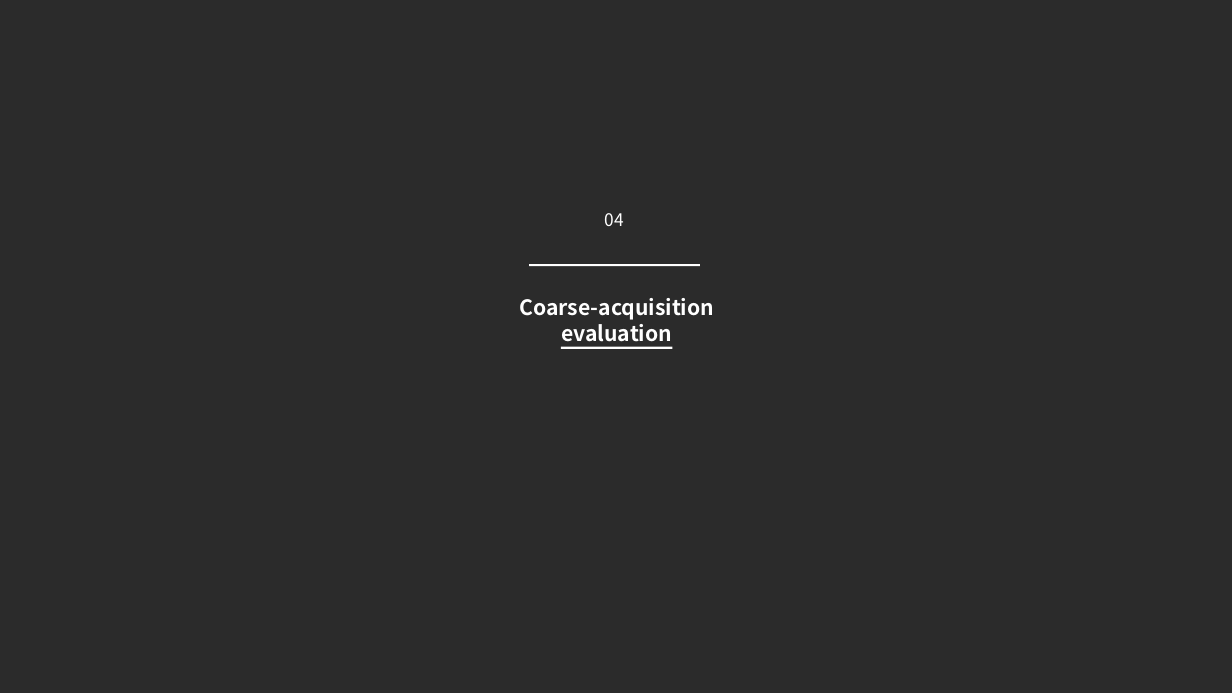
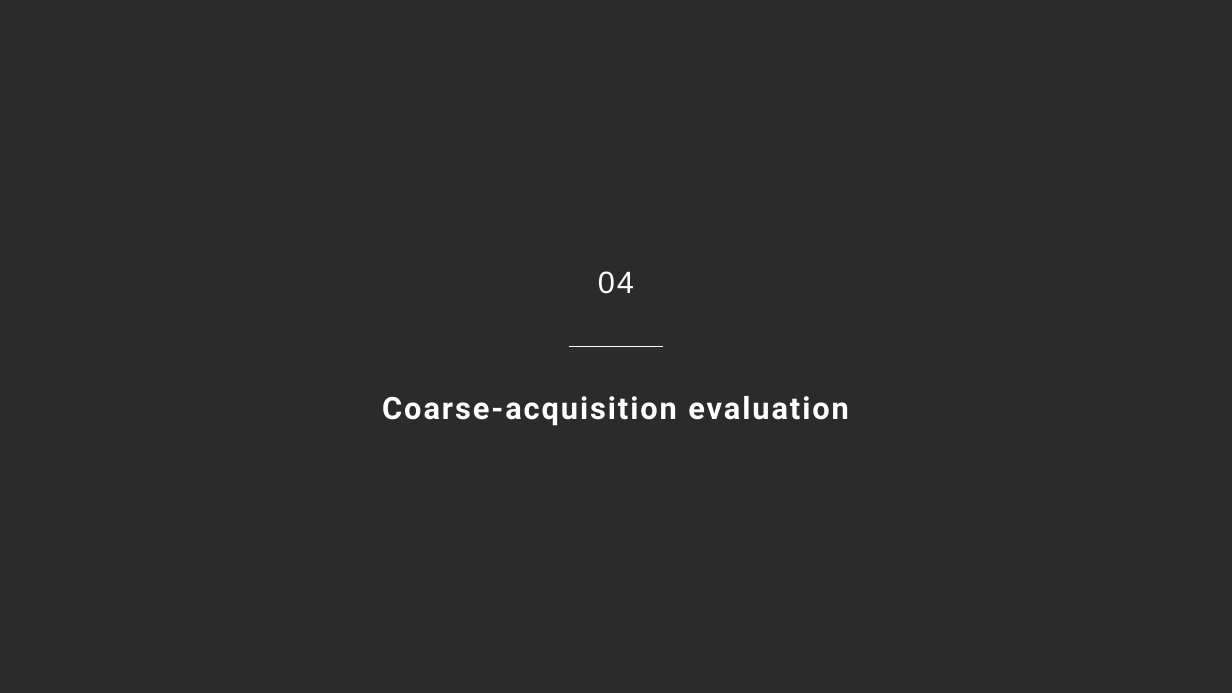
Before and after one commit to Hideki-1029/thermal-deformation-optcomm, a slide deck: slide 20 of papers/ICSO/slides/en_ICSO2026_slides_takamoto.pptx. Drawn at 1232x693 pixels with LibreOffice and Linux fonts; fonts in the diff are those of the drawing; background and template pictures are left out; a plain dark background stands for a picture behind light text. Boxes give left, top, right and bottom in pixels: in the first picture for what was removed or moved away, otherwise in the second. Text is boxed around its words. In the diff, an @@ line names an element or a change of style, - is before the commit and + after.

```diff
--- a/papers/ICSO/slides/en_ICSO2026_slides_takamoto.pptx
+++ b/papers/ICSO/slides/en_ICSO2026_slides_takamoto.pptx
@@ title "04": place and size @@
-title "04" at (605, 213, 624, 226)
+title "04" at (598, 271, 634, 294)
@@ title "04" at (598, 271, 634, 294): size 27 to 48 pt, font Noto Sans CJK JP to Arial, letter spacing 0 to 3 pt; line spacing 1 to 0.9; vertical alignment top to bottom @@
@@ rectangle removed at (529, 264, 700, 266) @@
@@ rectangle removed at (561, 347, 673, 349) @@
@@ line added from (569, 347) to (664, 347), #FFFFFF 3 pt @@
@@ text "Coarse-acquisition evaluation": place and size @@
-text "Coarse-acquisition evaluation" at (519, 298, 714, 347)
+text "Coarse-acquisition evaluation" at (382, 396, 849, 426)
@@ text "Coarse-acquisition evaluation" at (382, 396, 849, 426): size 33 to 48 pt, font Noto Sans CJK JP to Roboto, letter spacing 0 to 3 pt; line spacing 1 to 0.9; more space between paragraphs @@
```
Also in this commit, not shown: 14 other slides changed, 1 other file.
